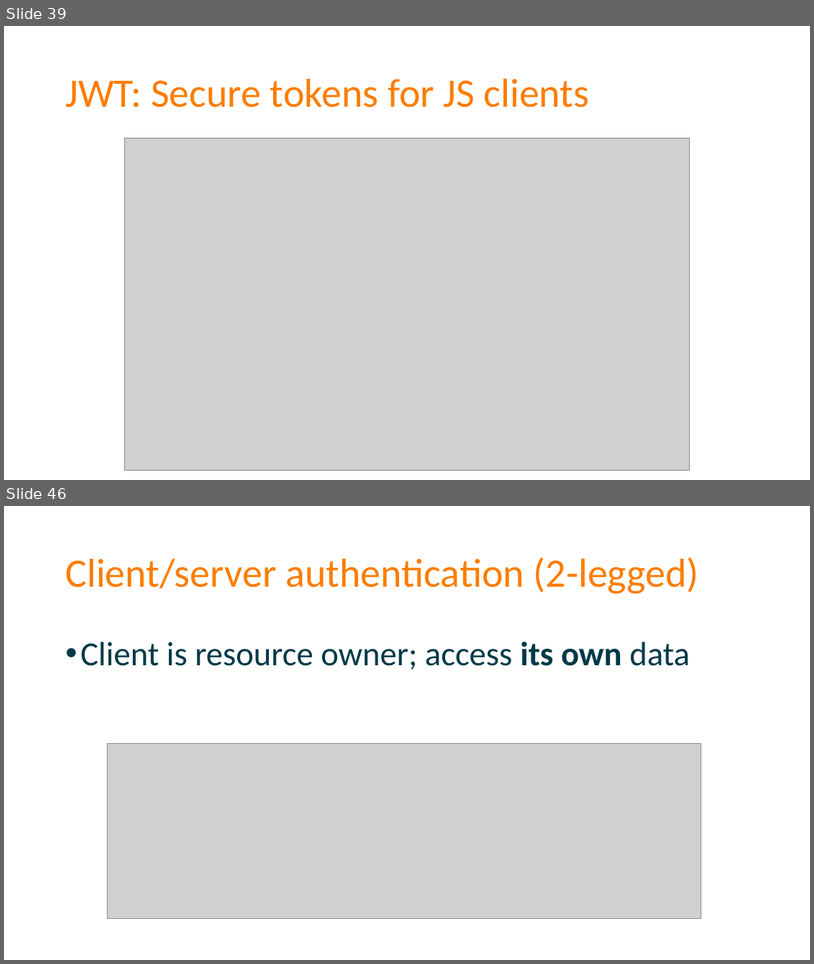
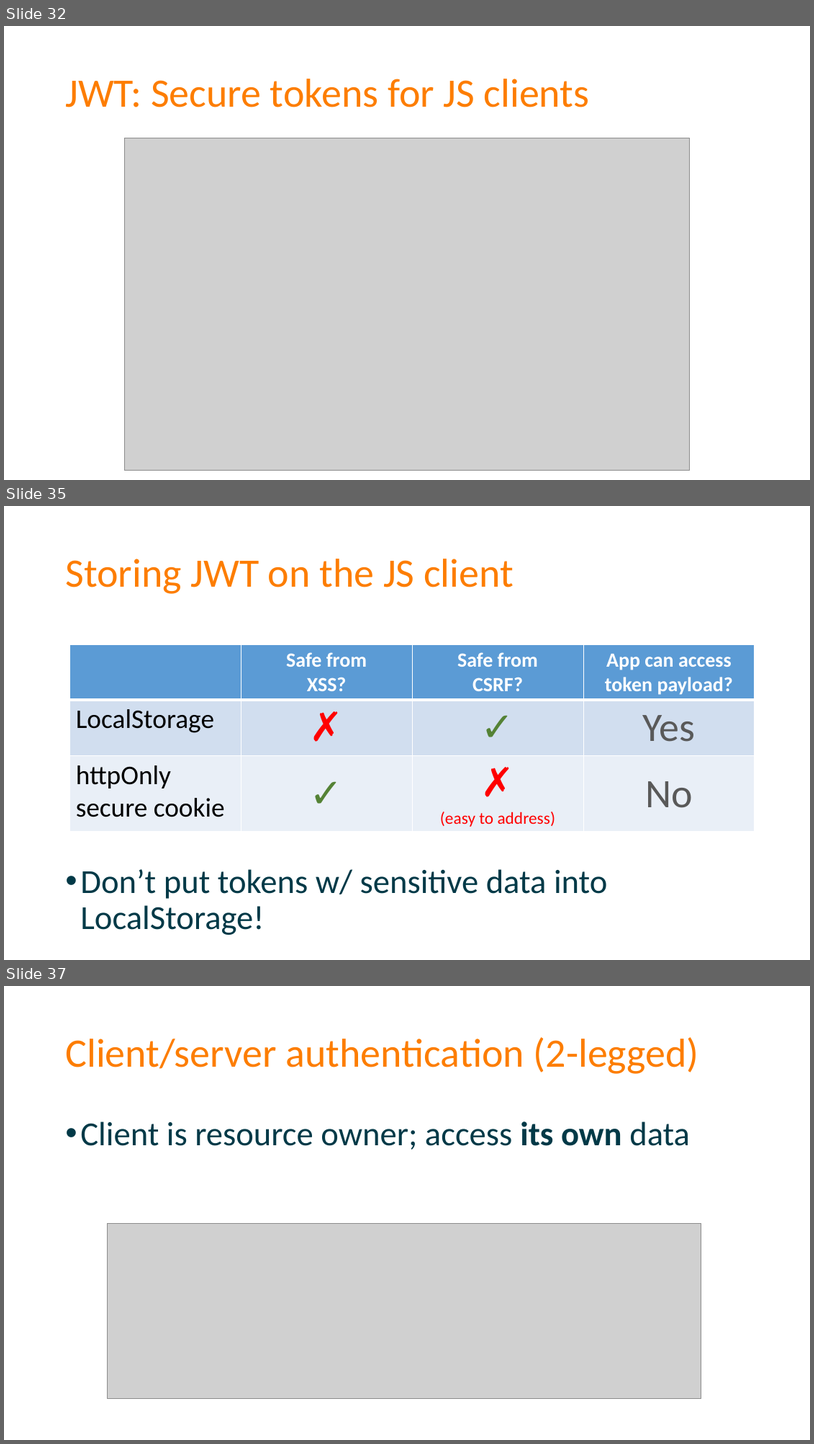
Before and after one commit to spetryjohnson/Securing-Your-API-Endpoints, a slide deck: Securing Your API Endpoints.pptx. Shown one above the other, each under a label of ours: slides 39 and 46 before the commit, slides 32, 35 and 37 after it; the slides between them are not shown. The pictures are 814x964 and 814x1444 pixels, drawn with LibreOffice and Linux fonts; fonts in the diff are those of the drawing; grey boxes stand for pictures. Boxes give left, top, right and bottom in pixels: in the first picture for what was removed or moved away, otherwise in the second. Text is boxed around its words. In the diff, an @@ line names an element or a change of style, - is before the commit and + after.

```diff
--- a/Securing Your API Endpoints.pptx
+++ b/Securing Your API Endpoints.pptx
@@ slide 35 added at (x1=4, y1=506, x2=810, y2=960), background #FFFFFF @@
@@ title added at (x1=65, y1=559, x2=514, y2=594), 48 pt, text #FD7D00 @@
+Storing JWT on the JS client
@@ table added at (x1=70, y1=644, x2=755, y2=829), 3 rows, 4 columns @@
+ | Safe from / XSS? | Safe from / CSRF? | App can access token payload?
+LocalStorage | ✗ | ✓ | Yes
+httpOnly secure cookie | ✓ | ✗ / (easy to address) | No
@@ text added at (x1=80, y1=869, x2=607, y2=934), 40 pt, text #013947 @@
+• Don’t put tokens w/ sensitive data into LocalStorage!
@@ what was slide 39 is now slide 32 @@
@@ what was slide 46 is now slide 37 @@
```
Also in this commit, not shown: 4 slides changed, 7 other slides added, 16 slides removed, 3 other files.
